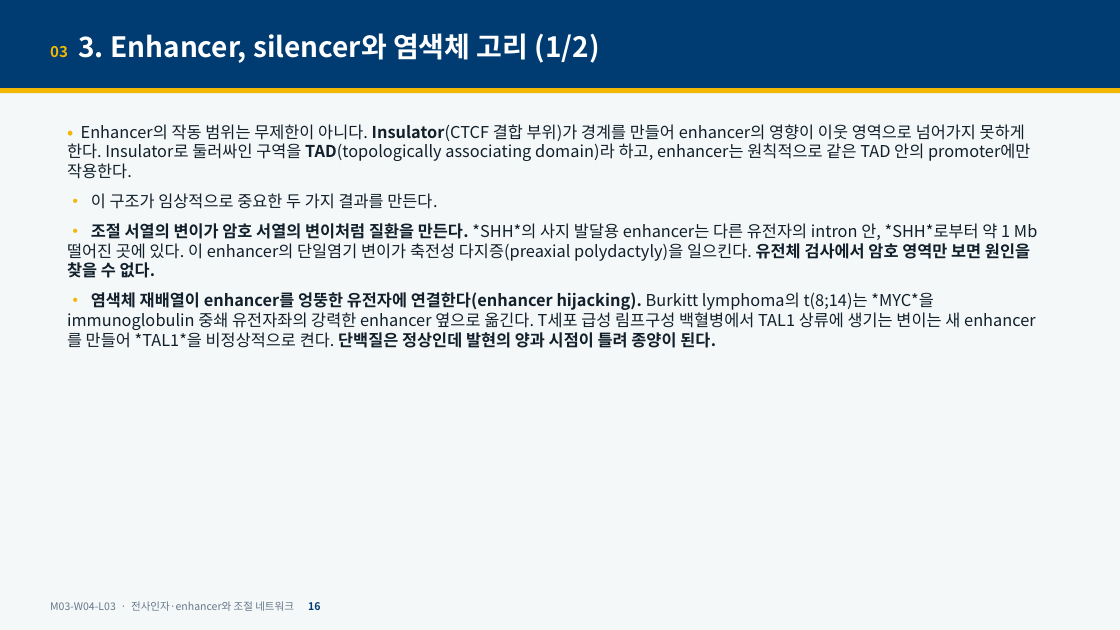
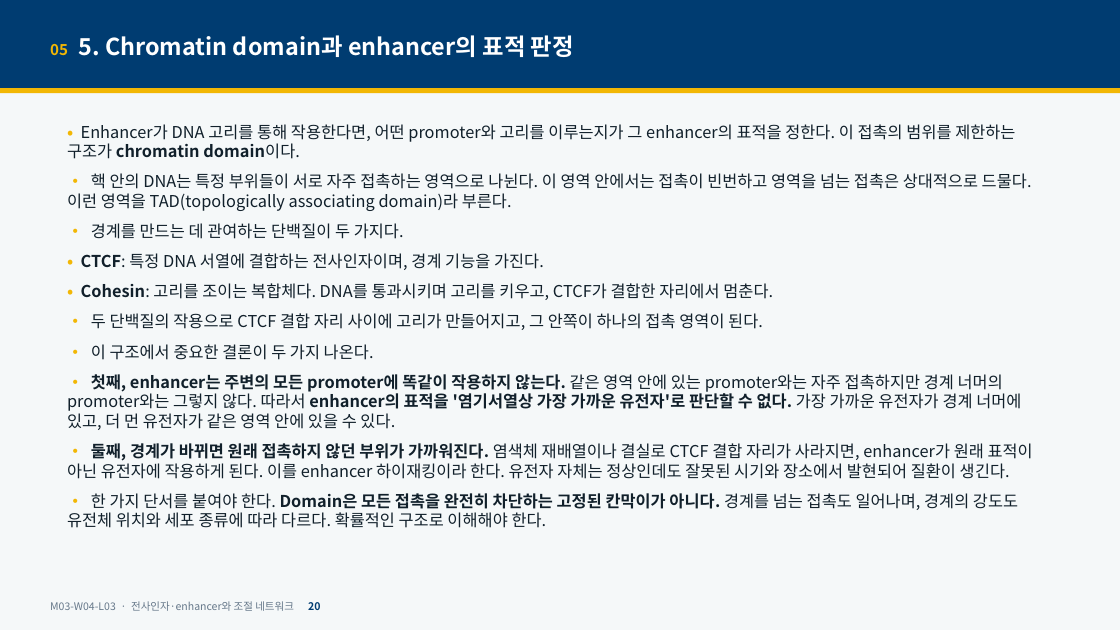
Before and after one commit to hoperiasd2/hoperiasd2.github.io, a slide deck: slide 20 of curriculum/M03/W04/L03/slides.pptx (slide 16 before the commit). Drawn at 1120x630 pixels with LibreOffice and Linux fonts; fonts in the diff are those of the drawing. Boxes give left, top, right and bottom in pixels: in the first picture for what was removed or moved away, otherwise in the second. Text is boxed around its words. In the diff, an @@ line names an element or a change of style, - is before the commit and + after.

```diff
--- a/curriculum/M03/W04/L03/slides.pptx
+++ b/curriculum/M03/W04/L03/slides.pptx
@@ text at bbox=[50, 35, 574, 57]: text changed; size 24 to 20 pt @@
-03 3. Enhancer, silencer와 염색체 고리 (1/2)
+05 5. Chromatin domain과 enhancer의 표적 판정
@@ text at bbox=[67, 124, 1033, 528]: text changed @@
-• Enhancer의 작동 범위는 무제한이 아니다. Insulator(CTCF 결합 부위)가 경계를 만들어 enhancer의 영향이 이웃 영역으로 넘어가지 못하게 한다. Insulator로 둘러싸인 구역을 TAD(topologically associating domain)라 하고, enhancer는 원칙적으로 같은 TAD 안의 promoter에만 작용한다.
-• 이 구조가 임상적으로 중요한 두 가지 결과를 만든다.
-• 조절 서열의 변이가 암호 서열의 변이처럼 질환을 만든다. *SHH*의 사지 발달용 enhancer는 다른 유전자의 intron 안, *SHH*로부터 약 1 Mb 떨어진 곳에 있다. 이 enhancer의 단일염기 변이가 축전성 다지증(preaxial polydactyly)을 일으킨다. 유전체 검사에서 암호 영역만 보면 원인을 찾을 수 없다.
-• 염색체 재배열이 enhancer를 엉뚱한 유전자에 연결한다(enhancer hijacking). Burkitt lymphoma의 t(8;14)는 *MYC*을 immunoglobulin 중쇄 유전자좌의 강력한 enhancer 옆으로 옮긴다. T세포 급성 림프구성 백혈병에서 TAL1 상류에 생기는 변이는 새 enhancer를 만들어 *TAL1*을 비정상적으로 켠다. 단백질은 정상인데 발현의 양과 시점이 틀려 종양이 된다.
+• Enhancer가 DNA 고리를 통해 작용한다면, 어떤 promoter와 고리를 이루는지가 그 enhancer의 표적을 정한다. 이 접촉의 범위를 제한하는 구조가 chromatin domain이다.
+• 핵 안의 DNA는 특정 부위들이 서로 자주 접촉하는 영역으로 나뉜다. 이 영역 안에서는 접촉이 빈번하고 영역을 넘는 접촉은 상대적으로 드물다. 이런 영역을 TAD(topologically associating domain)라 부른다.
+• 경계를 만드는 데 관여하는 단백질이 두 가지다.
+• CTCF: 특정 DNA 서열에 결합하는 전사인자이며, 경계 기능을 가진다.
+• Cohesin: 고리를 조이는 복합체다. DNA를 통과시키며 고리를 키우고, CTCF가 결합한 자리에서 멈춘다.
+• 두 단백질의 작용으로 CTCF 결합 자리 사이에 고리가 만들어지고, 그 안쪽이 하나의 접촉 영역이 된다.
+• 이 구조에서 중요한 결론이 두 가지 나온다.
+• 첫째, enhancer는 주변의 모든 promoter에 똑같이 작용하지 않는다. 같은 영역 안에 있는 promoter와는 자주 접촉하지만 경계 너머의 promoter와는 그렇지 않다. 따라서 enhancer의 표적을 '염기서열상 가장 가까운 유전자'로 판단할 수 없다. 가장 가까운 유전자가 경계 너머에 있고, 더 먼 유전자가 같은 영역 안에 있을 수 있다.
+• 둘째, 경계가 바뀌면 원래 접촉하지 않던 부위가 가까워진다. 염색체 재배열이나 결실로 CTCF 결합 자리가 사라지면, enhancer가 원래 표적이 아닌 유전자에 작용하게 된다. 이를 enhancer 하이재킹이라 한다. 유전자 자체는 정상인데도 잘못된 시기와 장소에서 발현되어 질환이 생긴다.
+• 한 가지 단서를 붙여야 한다. Domain은 모든 접촉을 완전히 차단하는 고정된 칸막이가 아니다. 경계를 넘는 접촉도 일어나며, 경계의 강도도 유전체 위치와 세포 종류에 따라 다르다. 확률적인 구조로 이해해야 한다.
@@ text at bbox=[50, 601, 320, 611]: text changed @@
-M03-W04-L03 · 전사인자·enhancer와 조절 네트워크 16
+M03-W04-L03 · 전사인자·enhancer와 조절 네트워크 20
```
Also in this commit, not shown: 38 other slides changed, 12 slides added, 5 slides removed, 17 other files.
